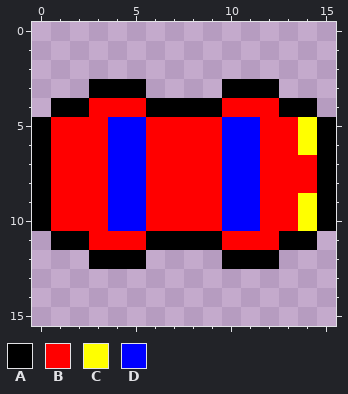
One commit to this pixel-art sprite: public/assets/red_car.png. Above: the version before the commit.
The file is 160x160 pixels, drawn in blocks of 10x10; one block is one cell here.
Palette (. is transparent): A #000000  B #ff0000  C #ffff00  D #0000ff
Once edited:
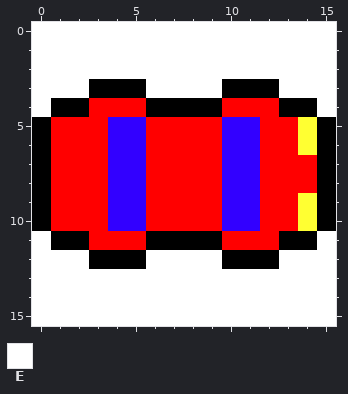
Colours new in this view: E #ffffff
Edits made:
colour C: #ffff00 -> #ffff32
colour D: #0000ff -> #3200ff
y 0..2: x 0..15 ................ -> EEEEEEEEEEEEEEEE
y 3: x 0..2 ... -> EEE; x 6..9 .... -> EEEE; x 13..15 ... -> EEE
y 4: x 0 . -> E; x 15 . -> E
y 11: x 0 . -> E; x 15 . -> E
y 12: x 0..2 ... -> EEE; x 6..9 .... -> EEEE; x 13..15 ... -> EEE
y 13..15: x 0..15 ................ -> EEEEEEEEEEEEEEEE
Changed places in both pictures, as pixel boxes (x1, y1, x2, y2):
changed: (32, 22, 336, 326)
